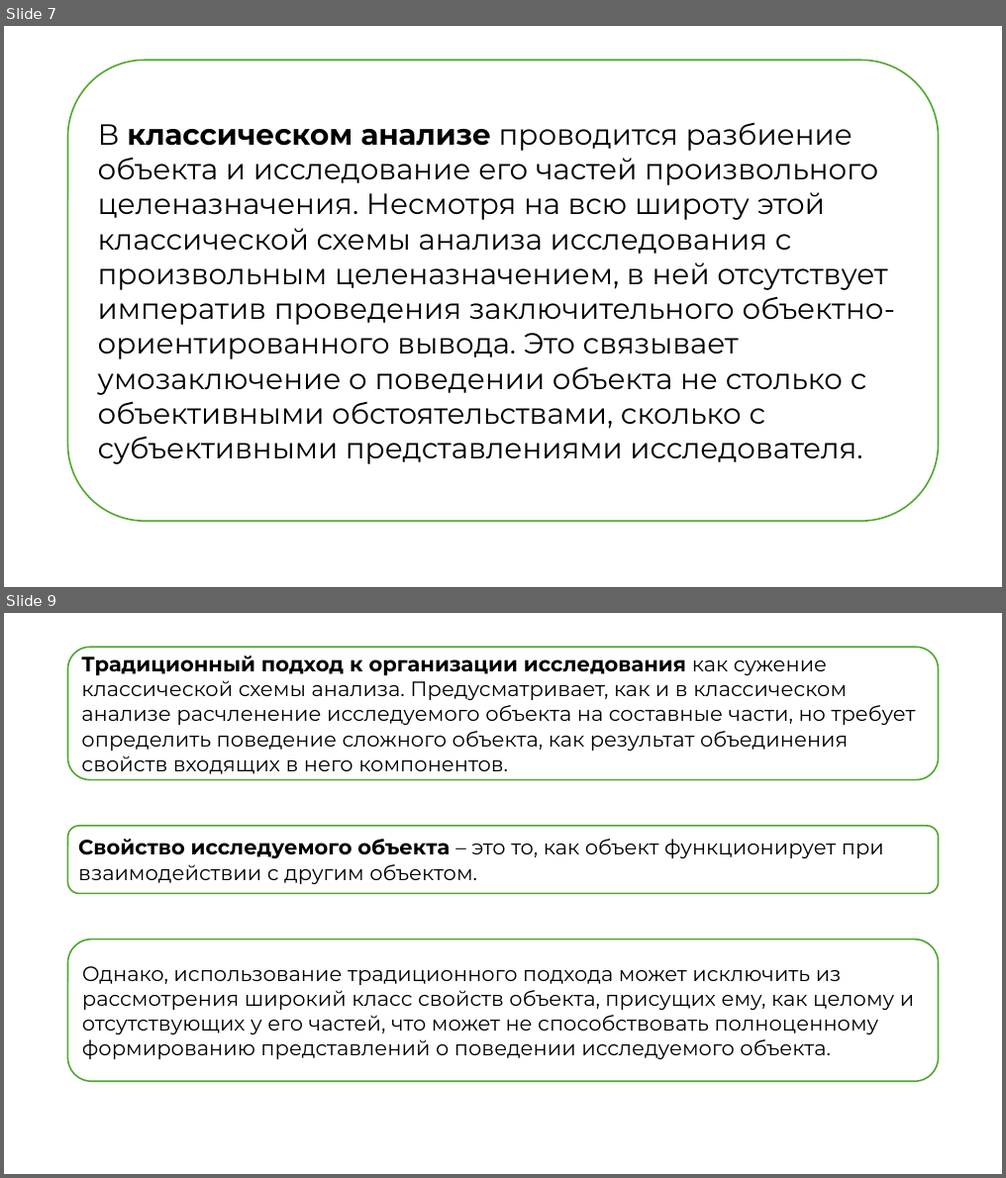
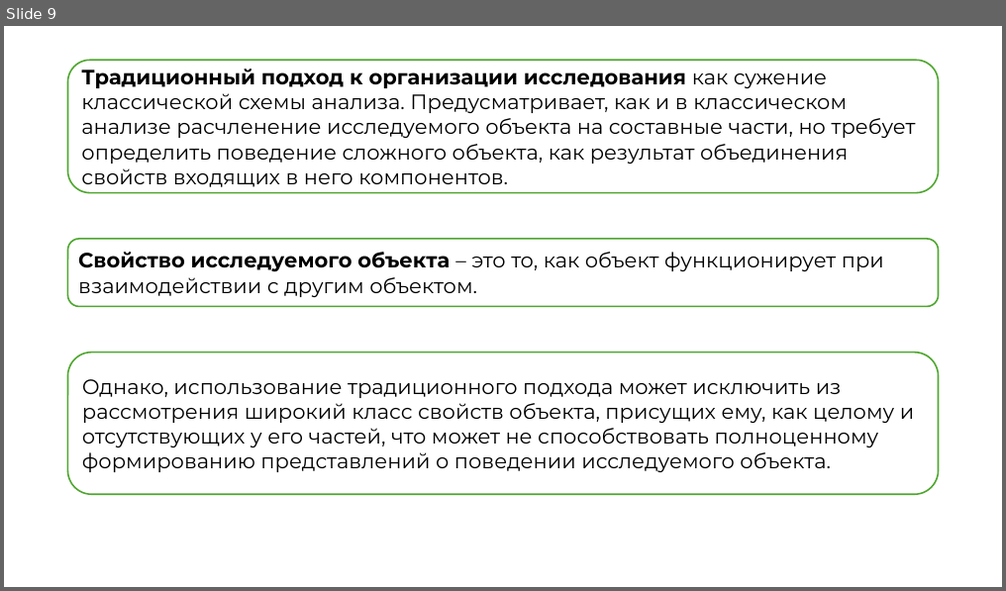
Before and after one commit to kuskas112/Labs, a slide deck: Основы системного анализа/lab1/lab1.pptx. Shown one above the other, each under a label of ours: slides 7 and 9 before the commit, slide 9 after it; the slides between them are not shown. The pictures are 1006x1178 and 1006x591 pixels, drawn with LibreOffice and Linux fonts; fonts in the diff are those of the drawing. Boxes give left, top, right and bottom in pixels: in the first picture for what was removed or moved away, otherwise in the second. Text is boxed around its words. In the diff, an @@ line names an element or a change of style, - is before the commit and + after.

```diff
--- a/Основы системного анализа/lab1/lab1.pptx
+++ b/Основы системного анализа/lab1/lab1.pptx
@@ slide 7 removed at bbox=[4, 26, 1002, 587], background #FFFFFF @@
@@ rounded rectangle removed at bbox=[67, 60, 939, 521] @@
-В классическом анализе проводится разбиение объекта и исследование его частей произвольного целеназначения. Несмотря на всю широту этой классической схемы анализа исследования с произвольным целеназначением, в ней отсутствует императив проведения заключительного объектно-ориентированного вывода. Это связывает умозаключение о поведении объекта не столько с объективными обстоятельствами, сколько с субъективными представлениями исследователя.
```
Also in this commit, not shown: 2 slides changed, 4 slides added, 4 other slides removed, 4 other files.
